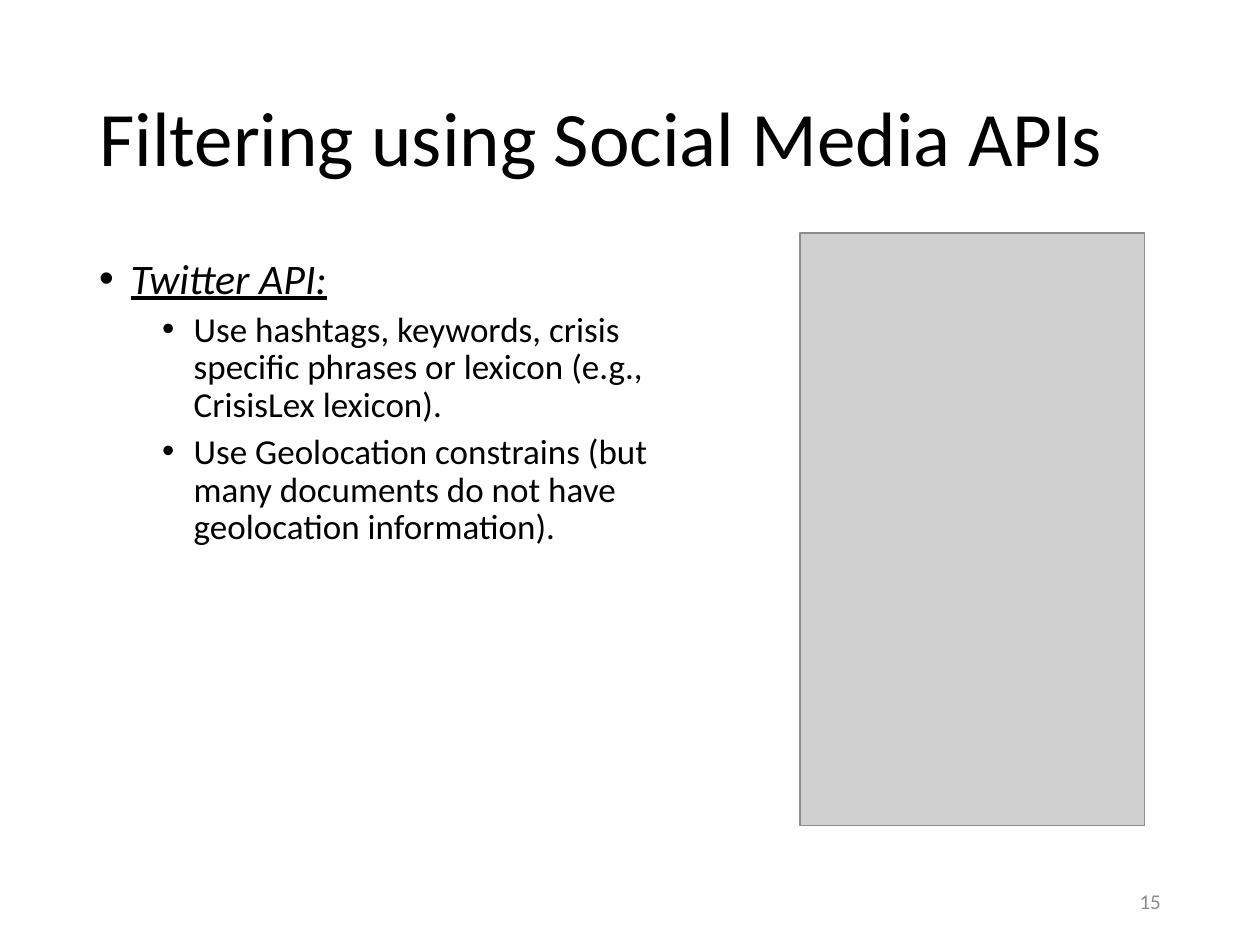
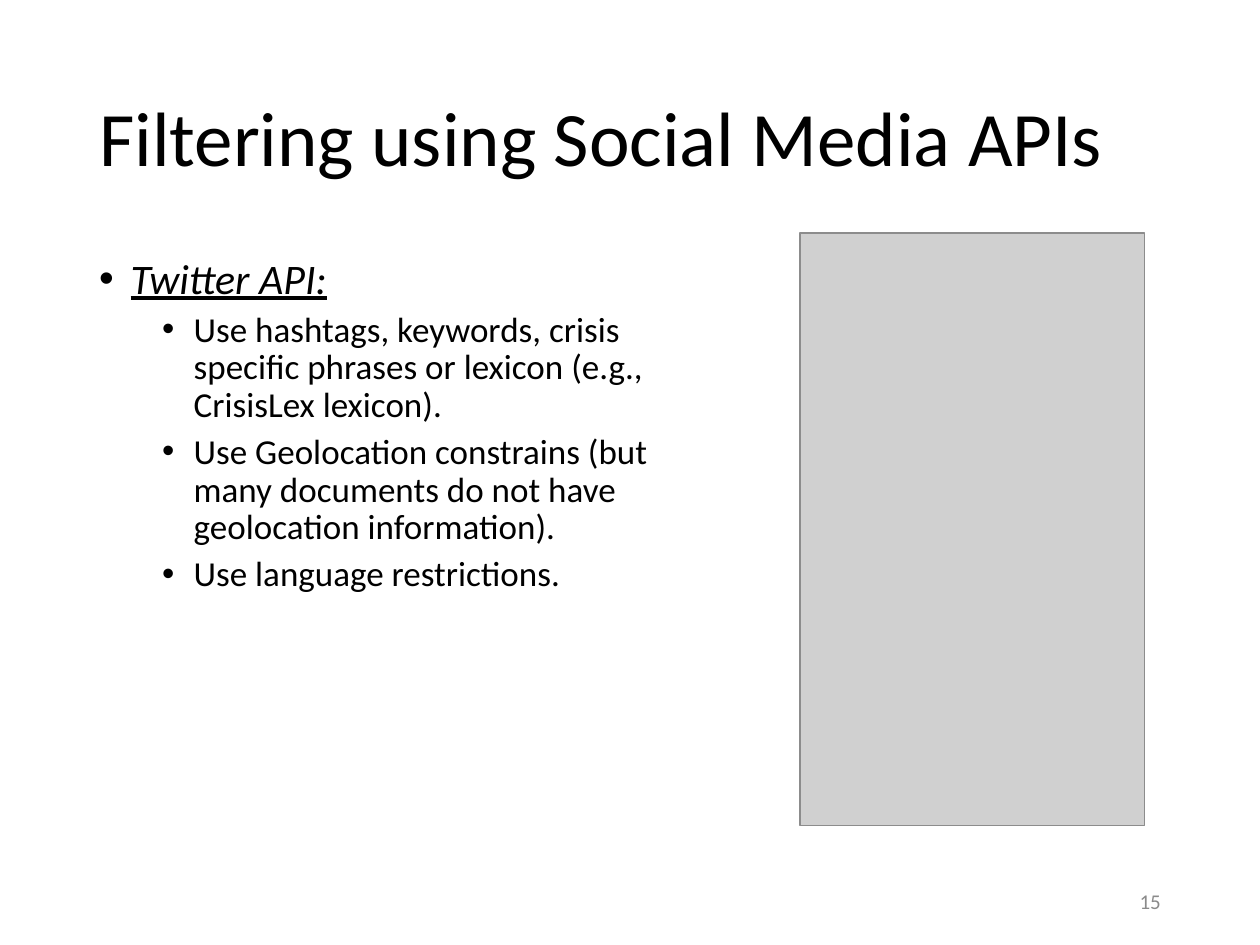
Before and after one commit to evhart/smasac-tutorial, a slide deck: slide 15 of slides/pptx/2-data-collection.pptx. Drawn at 1260x945 pixels with LibreOffice and Linux fonts; fonts in the diff are those of the drawing; grey boxes stand for pictures. Boxes give left, top, right and bottom in pixels: in the first picture for what was removed or moved away, otherwise in the second. Text is boxed around its words. In the diff, an @@ line names an element or a change of style, - is before the commit and + after.

```diff
--- a/slides/pptx/2-data-collection.pptx
+++ b/slides/pptx/2-data-collection.pptx
@@ text at <box>194,561,560,592</box>: paragraph added @@
+  • Use language restrictions.
```
Also in this commit, not shown: 1 other slide changed, 3 other files.
